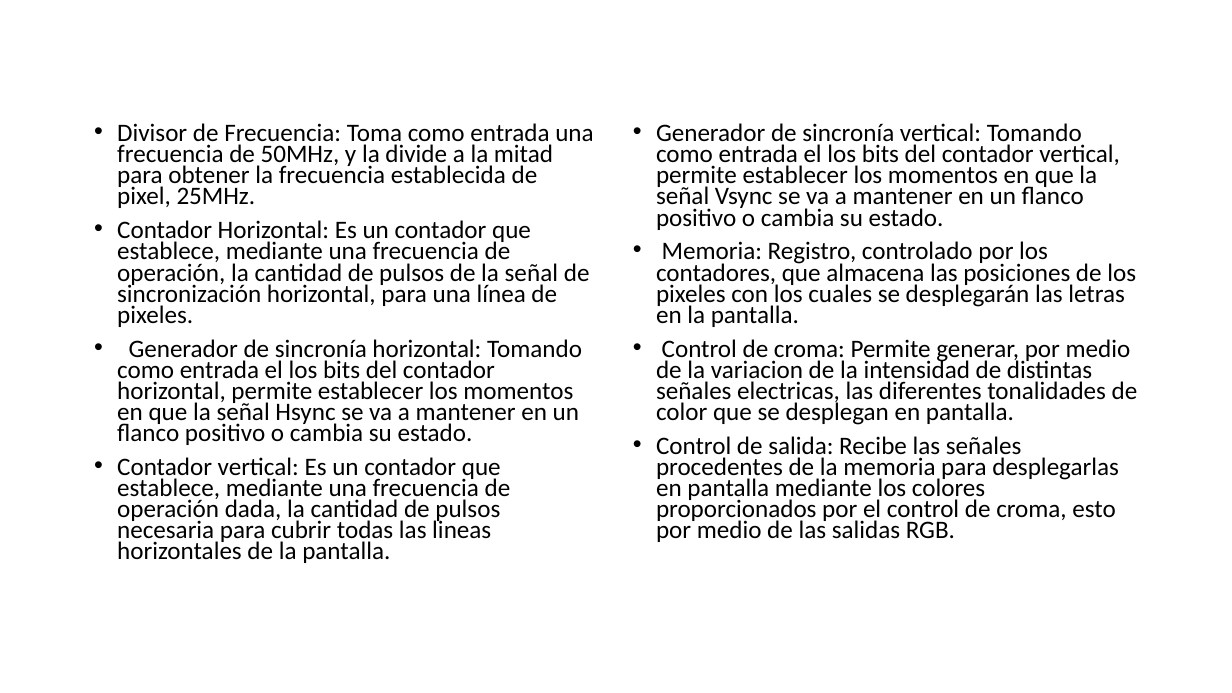
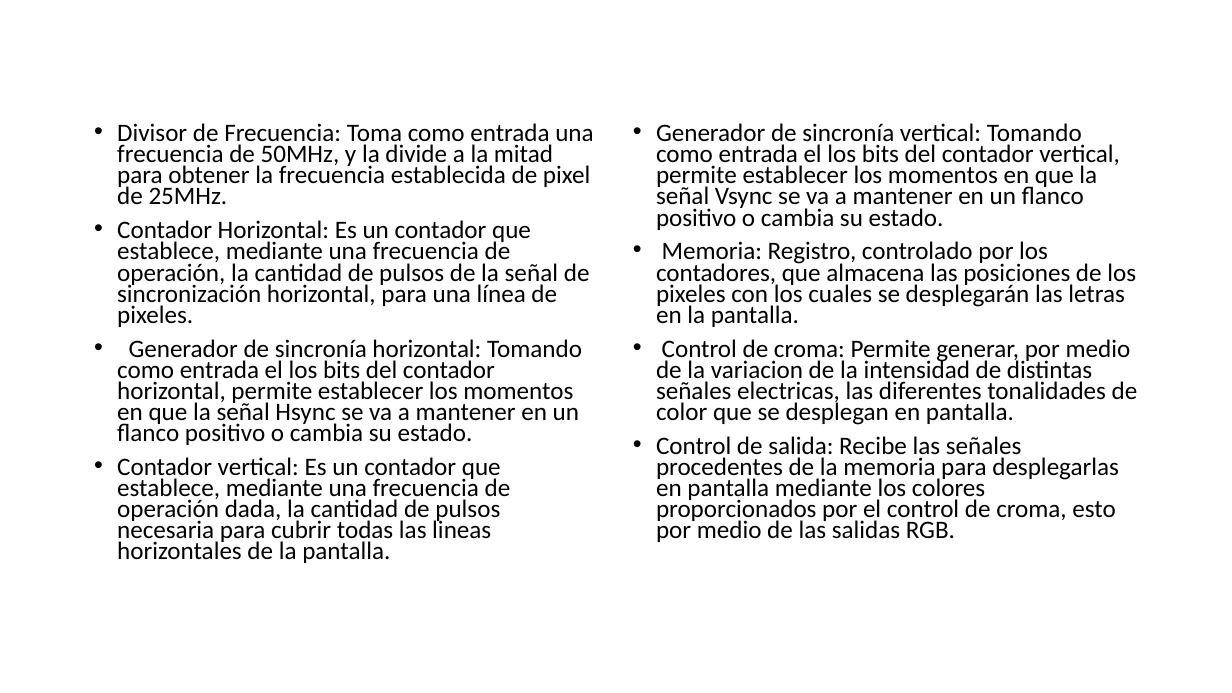
Before and after one commit to luiso1530/DigitalesTEC, a slide deck: slide 6 of Proyecto 1/Diseño/Bosquejo de bloques - definitivo (1).pptx. Drawn at 1232x693 pixels with LibreOffice and Linux fonts; fonts in the diff are those of the drawing. Boxes give left, top, right and bottom in pixels: in the first picture for what was removed or moved away, otherwise in the second. Text is boxed around its words. In the diff, an @@ line names an element or a change of style, - is before the commit and + after.

Commit message:
nivel 3

```diff
--- a/Proyecto 1/Diseño/Bosquejo de bloques - definitivo (1).pptx
+++ b/Proyecto 1/Diseño/Bosquejo de bloques - definitivo (1).pptx
@@ text at (117, 123, 593, 204): text changed @@
-• Divisor de Frecuencia: Toma como entrada una frecuencia de 50MHz, y la divide a la mitad para obtener la frecuencia establecida de pixel, 25MHz.
+• Divisor de Frecuencia: Toma como entrada una frecuencia de 50MHz, y la divide a la mitad para obtener la frecuencia establecida de pixel de 25MHz.
```
